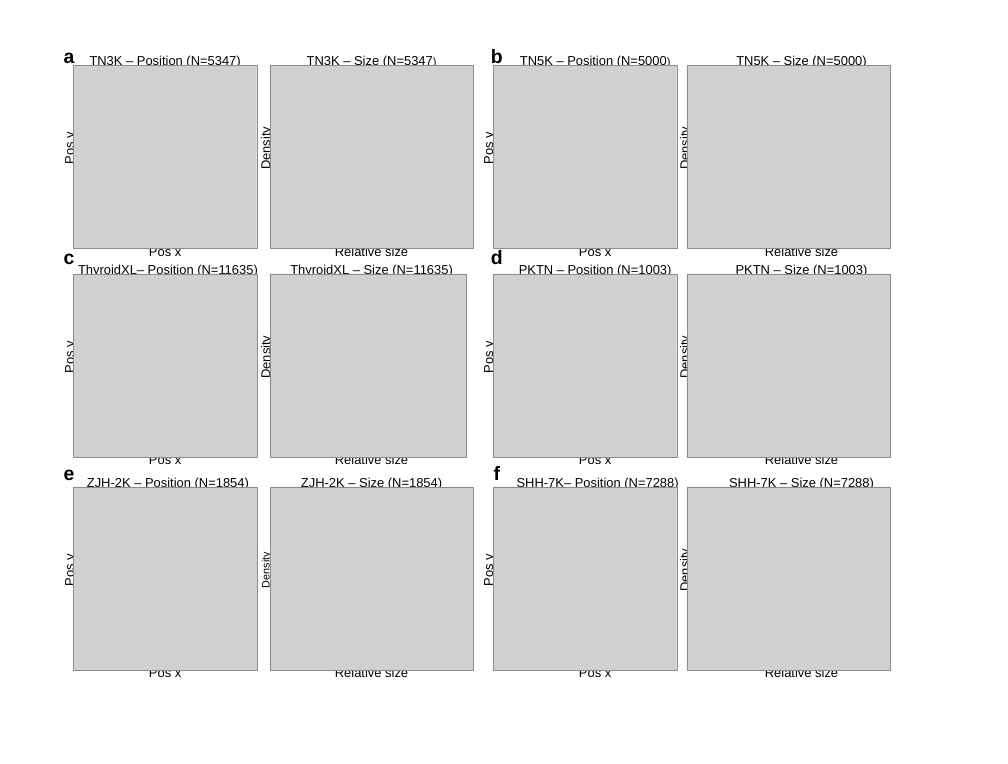
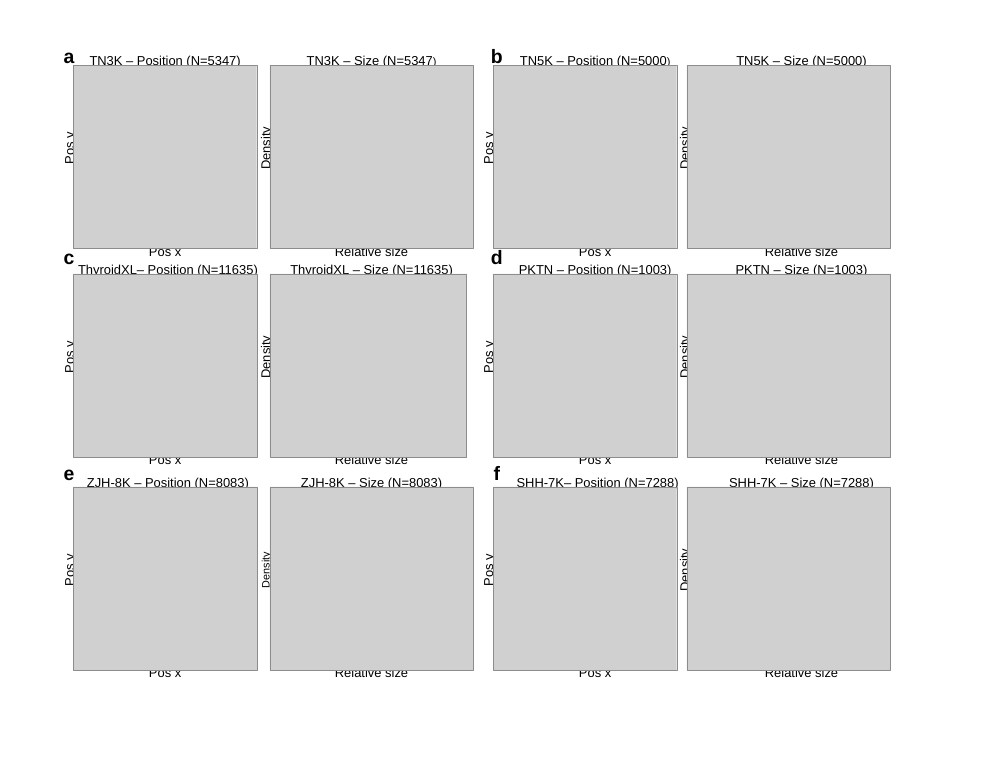
Before and after one commit to ordinary7Zz/my_plot_images, a slide deck: slide 1 of pptx/data_statistics.pptx. Drawn at 1008x764 pixels with LibreOffice and Linux fonts; fonts in the diff are those of the drawing; grey boxes stand for pictures. Boxes give left, top, right and bottom in pixels: in the first picture for what was removed or moved away, otherwise in the second. Text is boxed around its words. In the diff, an @@ line names an element or a change of style, - is before the commit and + after.

```diff
--- a/pptx/data_statistics.pptx
+++ b/pptx/data_statistics.pptx
@@ text at (87, 477, 249, 488): text changed @@
-ZJH-2K – Position (N=1854)
+ZJH-8K – Position (N=8083)
@@ text at (301, 477, 442, 488): text changed @@
-ZJH-2K – Size (N=1854)
+ZJH-8K – Size (N=8083)
```
Also in this commit, not shown: 1 other slide changed, 1 slide added, 19 other files.
